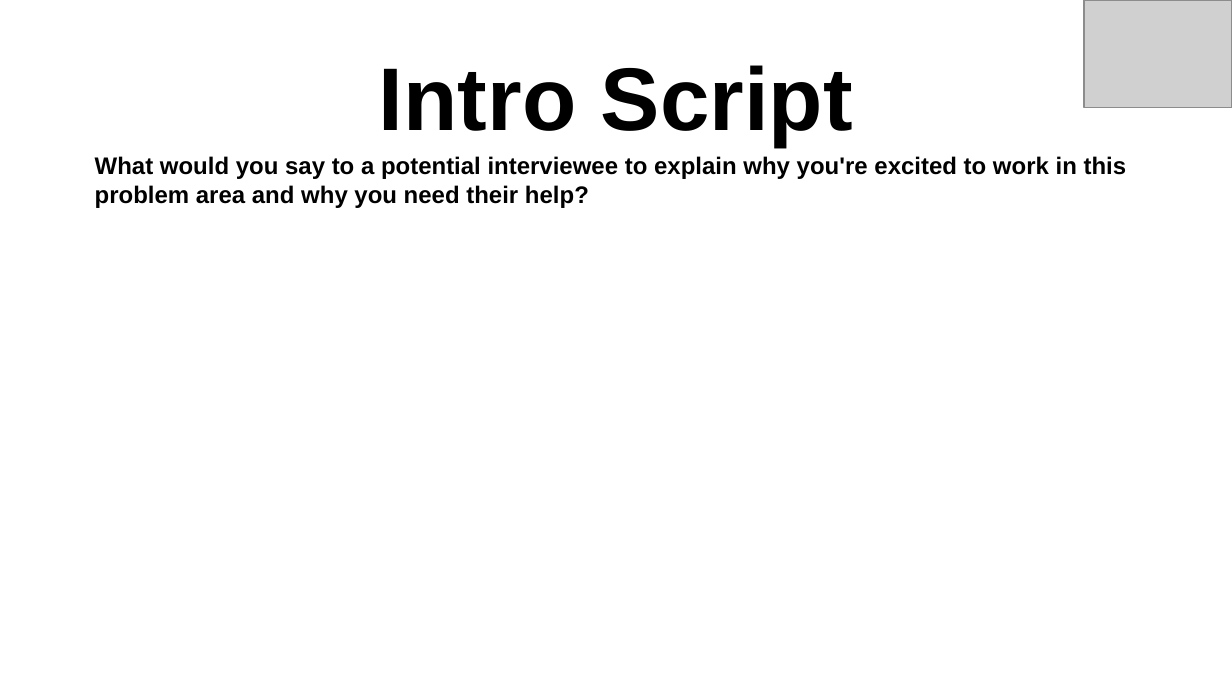
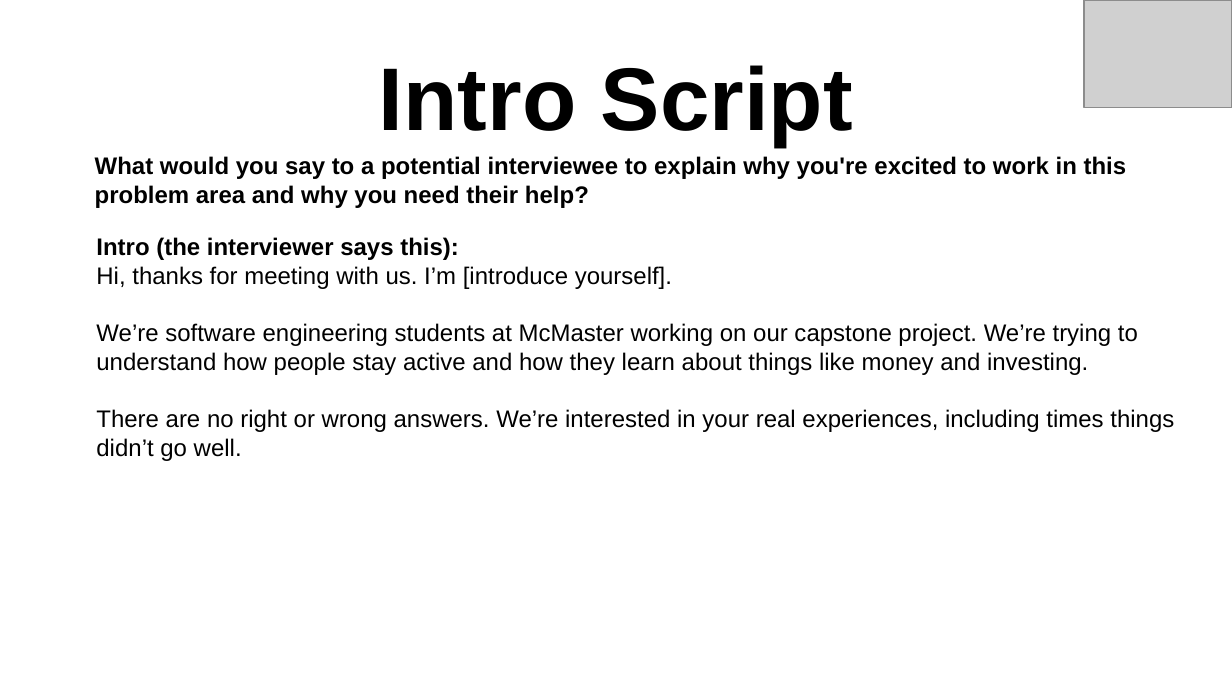
Before and after one commit to davislenover/BurnNEarn, a slide deck: slide 7 of docs/CDs/DesignThinking/DesignThinkingWorksheet.pptx. Drawn at 1232x693 pixels with LibreOffice and Linux fonts; fonts in the diff are those of the drawing; grey boxes stand for pictures. Boxes give left, top, right and bottom in pixels: in the first picture for what was removed or moved away, otherwise in the second. Text is boxed around its words. In the diff, an @@ line names an element or a change of style, - is before the commit and + after.

```diff
--- a/docs/CDs/DesignThinking/DesignThinkingWorksheet.pptx
+++ b/docs/CDs/DesignThinking/DesignThinkingWorksheet.pptx
@@ text added at bbox=[96, 237, 1174, 461], 14 pt, text #000000 @@
+Intro (the interviewer says this):
+Hi, thanks for meeting with us. I’m [introduce yourself].
+We’re software engineering students at McMaster working on our capstone project. We’re trying to understand how people stay active and how they learn about things like money and investing.
+There are no right or wrong answers. We’re interested in your real experiences, including times things didn’t go well.
```
Also in this commit, not shown: 60 other slides changed, 13 slides added, 9 slides removed, 1 other file.
